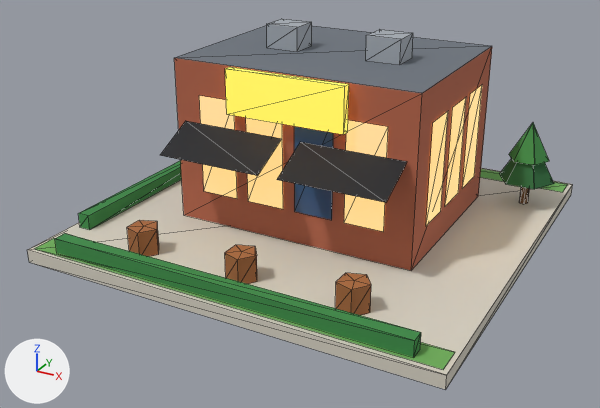
Before and after pictures for a commit that changed the glTF model cities-skylines-2/public/models/12.glb.
Before and after are seen from a 50 mm camera at (0.825, -1.617, 0.852) aimed at (-0.018, -0.084, 0.085). The axes (+X, +Y, +Z) are drawn at lower left. The lights are the same throughout. The picture after the commit comes second. Mesh edges are drawn as thin lines. Vertices at exactly the same position are counted once.

The older version as bpy lines, for what is in view:
```python
me_b12 = bpy.data.meshes.new('b12')
me_b12.from_pydata(...)  # 203 vertices, 215 faces; spans x -0.48..0.48, y -0.48..0.48, z 0.0..0.465
me_b12.materials.append(mat_paving)  # pale yellow #d8d2c4
me_b12.materials.append(mat_grass)  # green #6fae5a
me_b12.materials.append(mat_hedge)  # green #3b8a47
me_b12.materials.append(mat_wall_brick)  # orange #b5654a
me_b12.materials.append(mat_roof_flat)  # grey #6d747d
me_b12.materials.append(mat_glow_window)  # blue #3d5a82, glowing orange #ffd27a
me_b12.materials.append(mat_glass_dark)  # blue #3d5a82
me_b12.materials.append(mat_black)  # black #1b1d22
me_b12.materials.append(mat_glow_sign)  # orange #f5c04a, glowing orange #ffc94d
me_b12.materials.append(mat_metal)  # grey #a9b0b8
me_b12.materials.append(mat_wall_wood)  # brown #a8683a
me_b12.materials.append(mat_trunk)  # brown #7a5a3a
me_b12.materials.append(mat_tree_green)  # green #3f8a45
me_b12.materials.append(mat_tree_dark)  # dark green #2c6a3a
ob_b12 = bpy.data.objects.new('b12', me_b12)
ob_b12.location = (0.0, 0.0, 0.0)
```
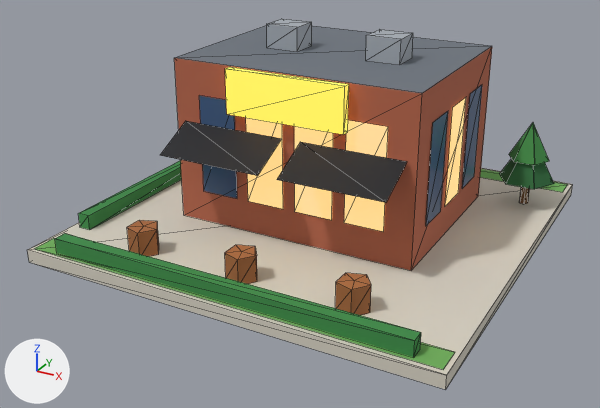
Pixel boxes (x1, y1, x2, y2) of what changed, in the pictures (600 x 408 px; the box of a moved part takes in the faces that stretch with it):
'b12', reshaped, recoloured
    both: (27, 19, 573, 390)
part 1 of me_b12, moved or reshaped
    both: (246, 85, 482, 232)
part 2 of me_b12, recoloured (darker)
    both: (199, 96, 237, 198)
part 3 of me_b12, recoloured
    before: (246, 118, 283, 209)
    after: (426, 111, 448, 226)
part 4 of me_b12, recoloured
    before: (344, 120, 388, 232)
    after: (462, 85, 482, 189)
part 5 of me_b12, recoloured
    before: (294, 126, 333, 220)
    after: (445, 98, 466, 206)

Edits to the bpy script that builds the scene:
```text
Change me_b12:
    where me_b12.from_pydata(...)  # 203 vertices, 215 faces; spans x -0.48..0.48, y -0.48..0.48, z 0.0..0.465
    used by ob_b12; location = (0.0, 0.0, 0.0)
    me_b12 part 1: 24 of 203 vertices moved; they spanned x -0.106..0.293, y -0.168..0.221, z 0.106..0.334 and now span x -0.106..0.293, y -0.168..0.221, z 0.106..0.334; mean shift (0.0, 0.0, 0.0); largest move (-0.106, -0.168, 0.106) -> (0.293, -0.101, 0.106)
    me_b12 part 2: all 2 faces centred in x -0.195..-0.165, y -0.168, z 0.182..0.258 switch from mat_glow_window (blue #3d5a82, glowing orange #ffd27a) to mat_glass_dark (blue #3d5a82)
    me_b12 part 3: all 2 faces centred in x -0.075..-0.045, y -0.168, z 0.182..0.258 switch from mat_glow_window (blue #3d5a82, glowing orange #ffd27a) to mat_glass_dark (blue #3d5a82)
    me_b12 part 4: all 2 faces centred in x 0.165..0.195, y -0.168, z 0.182..0.258 switch from mat_glow_window (blue #3d5a82, glowing orange #ffd27a) to mat_glass_dark (blue #3d5a82)
    me_b12 part 5: all 2 faces that had it switch from mat_glass_dark (blue #3d5a82) to mat_glow_window (blue #3d5a82, glowing orange #ffd27a)
```
